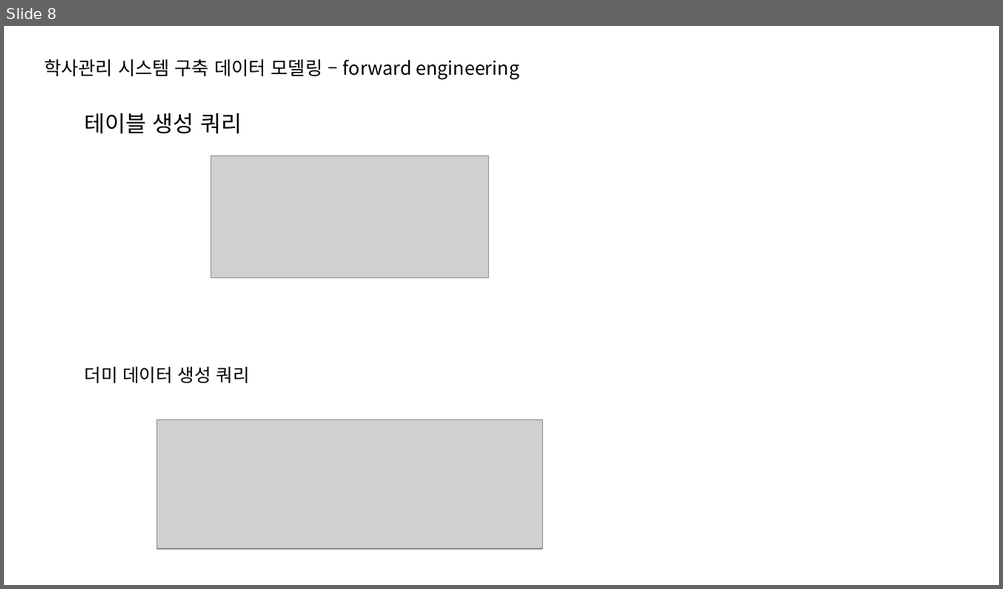
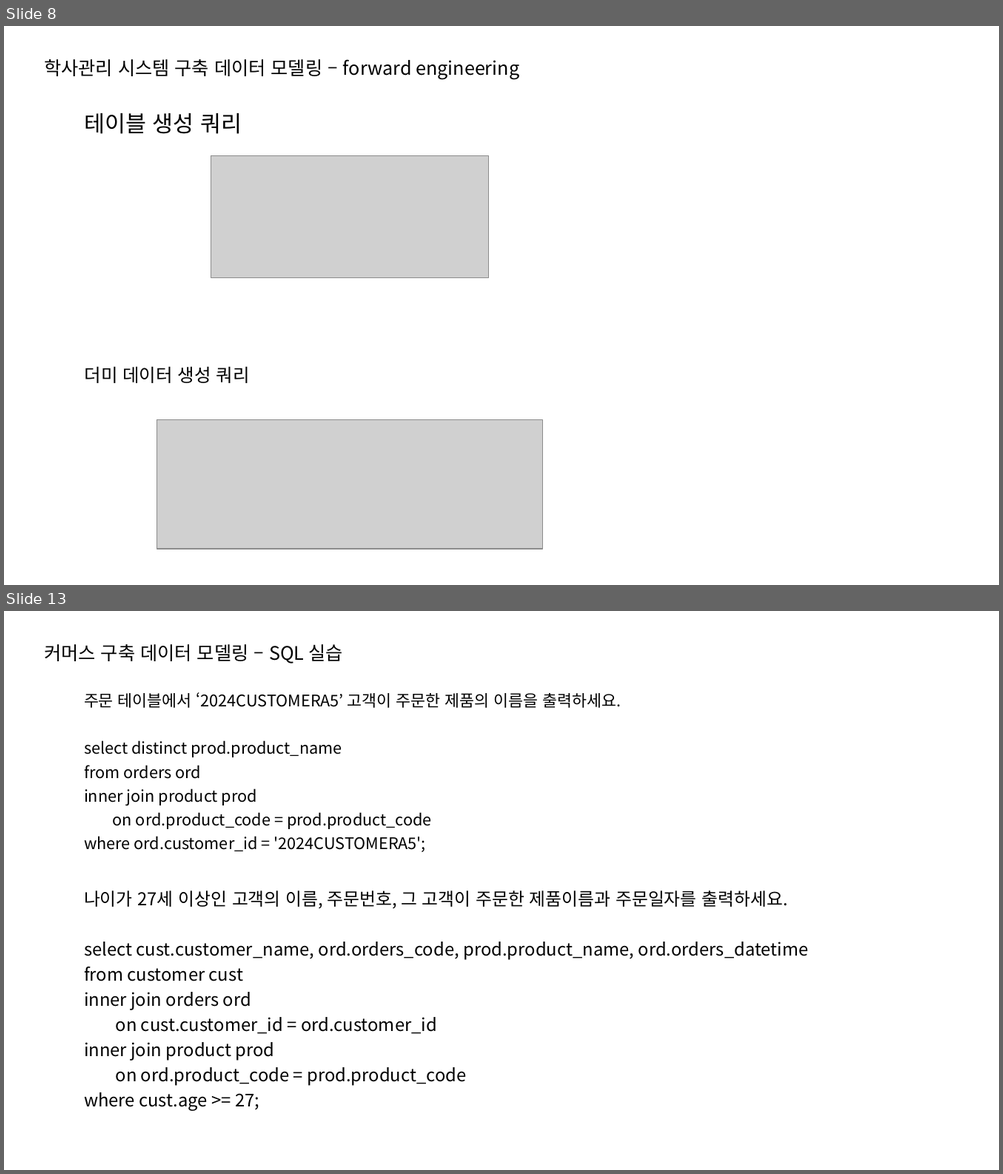
Before and after one commit to intrager/erd-practice, a slide deck: e-commerce/commerce.pptx. Shown one above the other, each under a label of ours: slide 8 before the commit, slides 8 and 13 after it; the slides between them are not shown. The pictures are 1003x589 and 1003x1174 pixels, drawn with LibreOffice and Linux fonts; fonts in the diff are those of the drawing; grey boxes stand for pictures. Boxes give left, top, right and bottom in pixels: in the first picture for what was removed or moved away, otherwise in the second. Text is boxed around its words. In the diff, an @@ line names an element or a change of style, - is before the commit and + after.

```diff
--- a/e-commerce/commerce.pptx
+++ b/e-commerce/commerce.pptx
@@ slide 13 added at box(4, 611, 999, 1170), background #FFFFFF @@
@@ text added at box(44, 644, 342, 664), 18 pt, text #000000 @@
+커머스 구축 데이터 모델링 – SQL 실습
@@ text added at box(84, 692, 620, 852), 15.5 pt, text #000000 @@
+주문 테이블에서 ‘2024CUSTOMERA5’ 고객이 주문한 제품의 이름을 출력하세요.
+select distinct prod.product_name
+from orders ord
+inner join product prod
+on ord.product_code = prod.product_code
+where ord.customer_id = '2024CUSTOMERA5';
@@ text added at box(84, 891, 808, 1111), 17 pt, text #000000 @@
+나이가 27세 이상인 고객의 이름, 주문번호, 그 고객이 주문한 제품이름과 주문일자를 출력하세요.
+select cust.customer_name, ord.orders_code, prod.product_name, ord.orders_datetime
+from customer cust
+inner join orders ord
+on cust.customer_id = ord.customer_id
+inner join product prod
+on ord.product_code = prod.product_code
+where cust.age >= 27;
```
Also in this commit, not shown: 6 slides changed, 5 other slides added, 7 slides removed.
